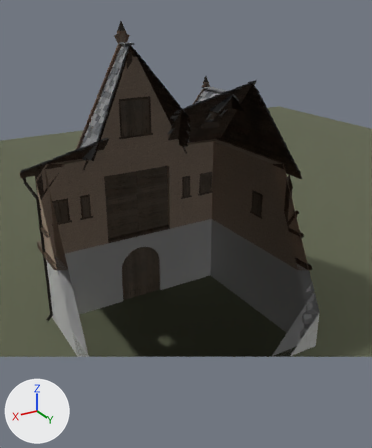
Two versions of the Blender file GameClient/ArtSource/Silverbrook/Granary/SilverbrookGranary.blend, one commit apart.
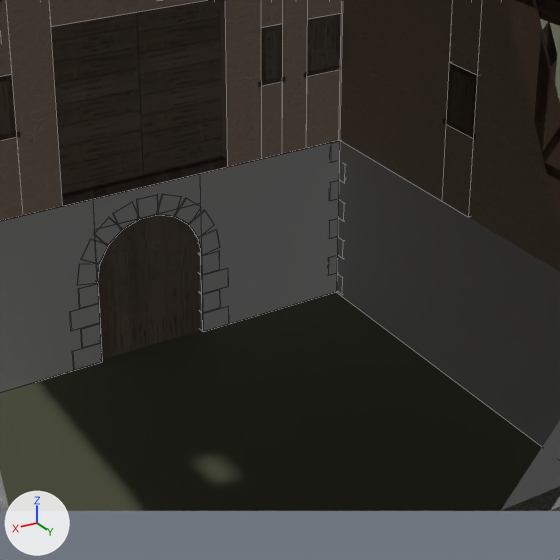
There are two pictures of each version: one whole from a camera (50 mm lens) standing at (7.37, 12.91, 10.26) and looking at (-0.1, 0.47, 4.04), one close up on the part from 23% to 79% of the width and 37% to 84% of the height. The lights are fixed; the arrows at lower left show +X, +Y and +Z. The last two pictures show the newer version. The close-ups show mesh edges as thin lines. Everything nearer to the camera than a plane just in front of the edit is cut away.

In view in the first close-up: 'Ground', 'SM_SBGranary_Details', 'SM_SBGranary_Details_Door1', 'SM_SBGranary_Masonry', 'SM_SBGranary_Plaster', 'SM_SBGranary_Timber' and 1 more.
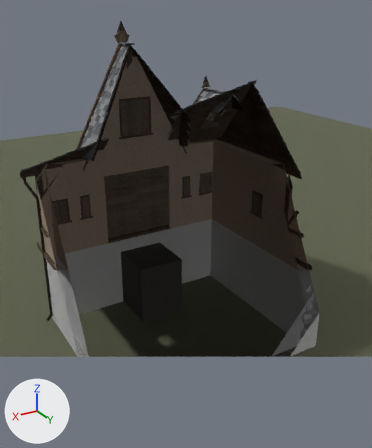
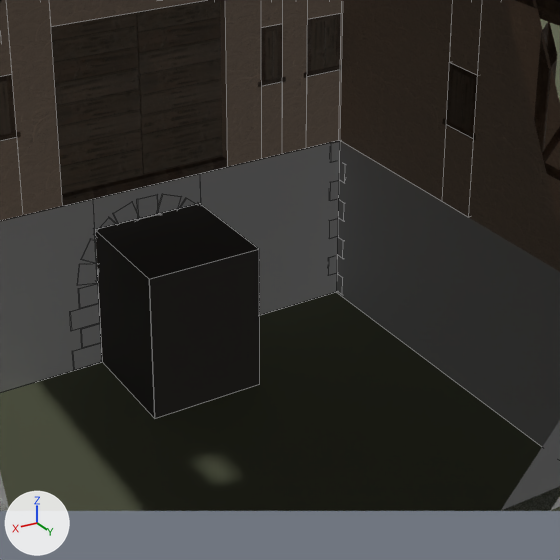
Boxes (x1, y1, x2, y2) around the edits, measured in the close-ups (560 x 560 px):
```json
{"object": "SM_SBGranary_EntryRooms", "change": "added", "after": [95, 204, 260, 418]}
{"object": "SM_SBGranary_Details_Door1", "change": "unchanged, covered by the edit", "before": [97, 215, 200, 359]}
```

Edits to the scene script, one JSON object a line:
```json
{"op": "add", "block": "mat_sb_entryroom", "code": ["mat_sb_entryroom = principled_material('SB_EntryRoom')", "mat_sb_entryroom.base_color = (0.05, 0.045, 0.04)  # dark grey #3f3c38", "mat_sb_entryroom.roughness = 0.95"]}
{"op": "add", "block": "me_sm_sbgranary_entryrooms", "code": ["me_sm_sbgranary_entryrooms = bpy.data.meshes.new('SM_SBGranary_EntryRooms')", "me_sm_sbgranary_entryrooms.from_pydata([(-0.75, -0.9, 0.0), (0.83, -0.9, 0.0), (0.83, -0.9, 2.05), (-0.75, -0.9, 2.05), (-0.75, -2.57, 0.0), (-0.75, -0.9, 0.0), (-0.75, -0.9, 2.05), (-0.75, -2.57, 2.05), (0.83, -2.57, 2.05), (0.83, -0.9, 2.05), (0.83, -0.9, 0.0), (0.83, -2.57, 0.0), (-0.75, -2.57, 0.0), (0.83, -2.57, 0.0), (0.83, -0.9, 0.0), (-0.75, -0.9, 0.0), (-0.75, -0.9, 2.05), (0.83, -0.9, 2.05), (0.83, -2.57, 2.05), (-0.75, -2.57, 2.05)], [], [(0, 1, 2, 3), (4, 5, 6, 7), (8, 9, 10, 11), (12, 13, 14, 15), (16, 17, 18, 19)])", "me_sm_sbgranary_entryrooms.materials.append(mat_sb_entryroom)  # dark grey #3f3c38"]}
{"op": "add", "block": "ob_sm_sbgranary_entryrooms", "code": ["ob_sm_sbgranary_entryrooms = bpy.data.objects.new('SM_SBGranary_EntryRooms', me_sm_sbgranary_entryrooms)", "ob_sm_sbgranary_entryrooms.location = (0.0, 0.0, 0.0)"]}
```
